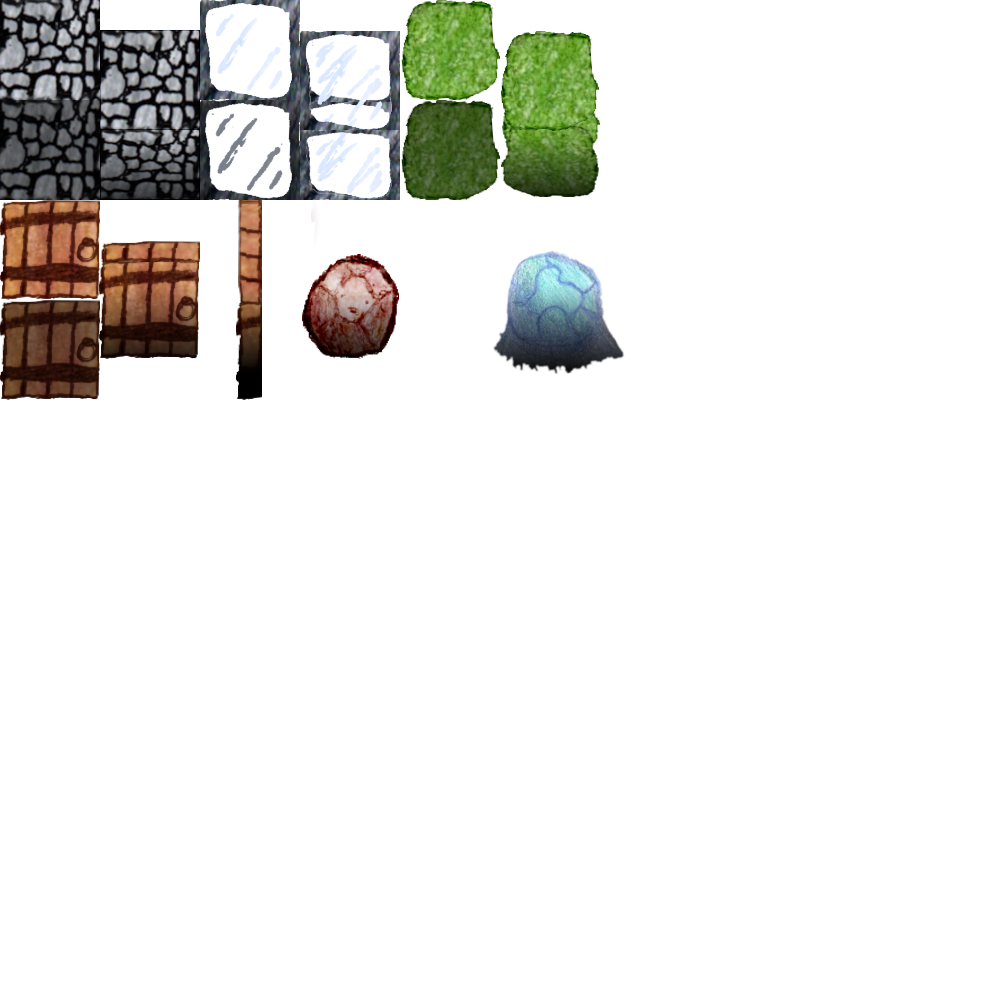
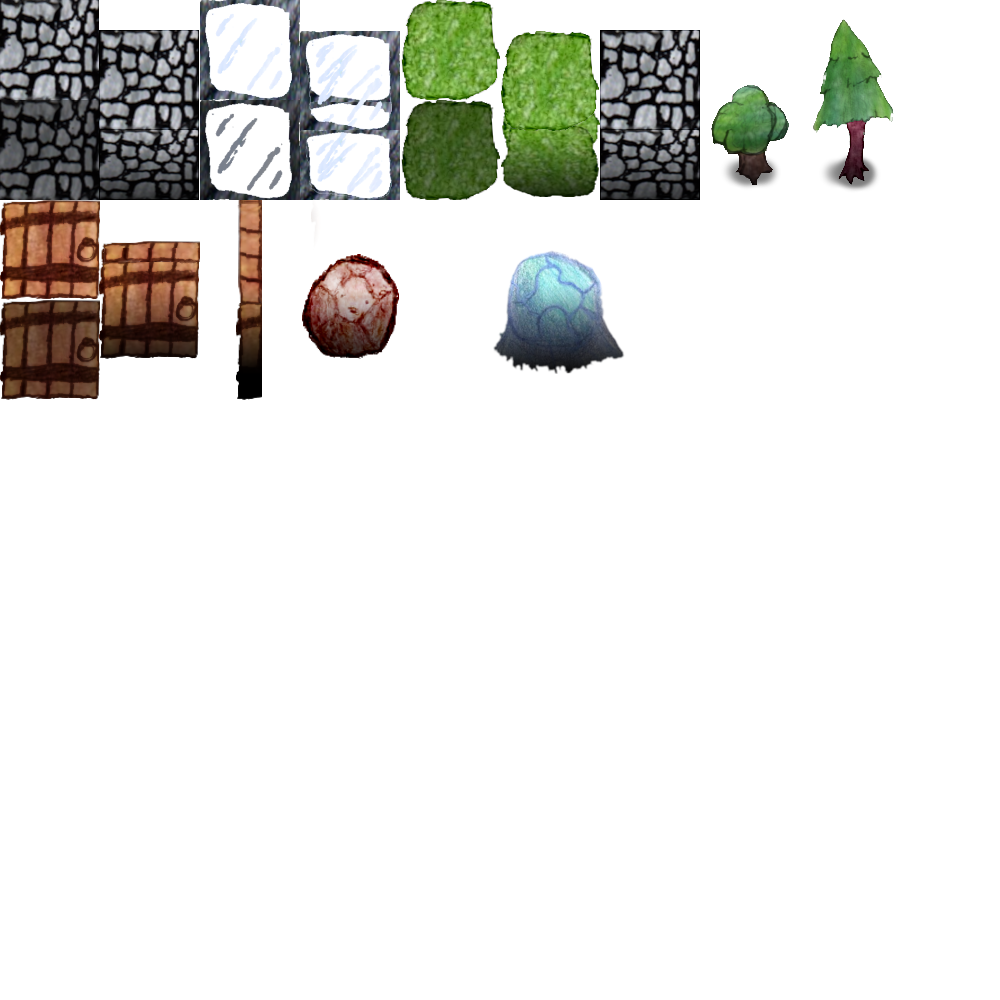
Before/after of a 1000px x 1000px layered artwork. What changed in the layer stack:
added layer "Copy of Wall2 Merged" (3rd of 4, in "Door") in group "Door" over (64, 0, 200, 200)
added group "Group 9" with 2 layers in group "Door" over (0, 0, 894, 200)
added layer "Paint Layer 8" in group "Group 9" over (0, 0, 894, 200)
added layer "ChimeraTiles.png" in group "Group 9" over (192, 128, 200, 200)
added layer "Paint Layer 10" (51%) in group "Door" over (711, 128, 880, 192)
painted on "Copy of Door" (1st of 3, in "Door") over (0, 0, 200, 200)
painted on "Copy of Door" (2nd of 3, in "Door") over (64, 0, 200, 200)
painted on "Door" (2nd of 2, in "Door") over (64, 192, 200, 200)